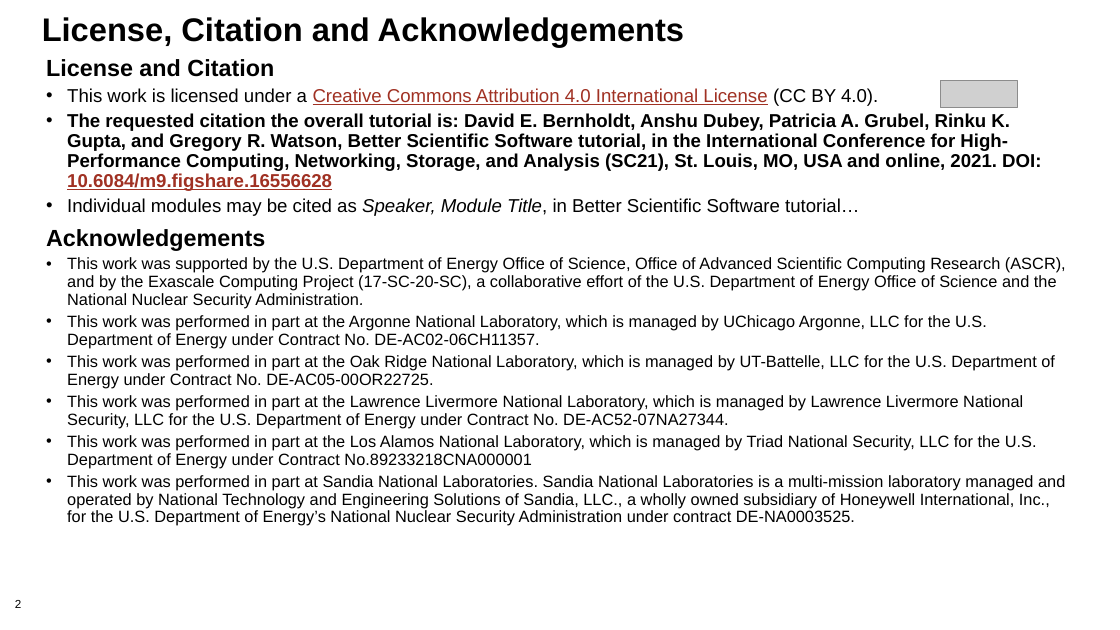
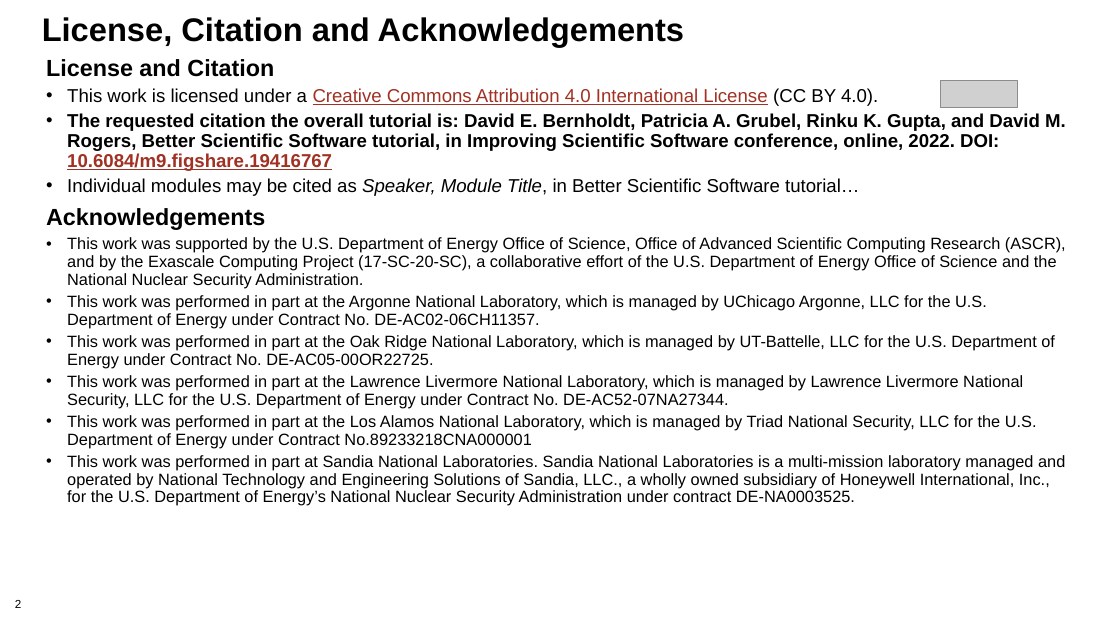
Before and after one commit to bssw-tutorial/presentations, a slide deck: slide 2 of design.pptx. Drawn at 1120x630 pixels with LibreOffice and Linux fonts; fonts in the diff are those of the drawing; grey boxes stand for pictures; background and template pictures are left out. Boxes give left, top, right and bottom in pixels: in the first picture for what was removed or moved away, otherwise in the second. Text is boxed around its words. In the diff, an @@ line names an element or a change of style, - is before the commit and + after.

Commit message:
Initial updates for ISS
In all decks, modified as appropriate:
* Presenter
* Presenter affiliation
* Venue
* License slide

Also in overview updated agenda.

```diff
--- a/design.pptx
+++ b/design.pptx
@@ text at [67, 113, 1066, 171]: text changed @@
-• The requested citation the overall tutorial is: David E. Bernholdt, Anshu Dubey, Patricia A. Grubel, Rinku K. Gupta, and Gregory R. Watson, Better Scientific Software tutorial, in the International Conference for High-Performance Computing, Networking, Storage, and Analysis (SC21), St. Louis, MO, USA and online, 2021. DOI: 10.6084/m9.figshare.16556628
+• The requested citation the overall tutorial is: David E. Bernholdt, Patricia A. Grubel, Rinku K. Gupta, and David M. Rogers, Better Scientific Software tutorial, in Improving Scientific Software conference, online, 2022. DOI: 10.6084/m9.figshare.19416767
```
Also in this commit, not shown: 1 other slide changed, 7 other files.
